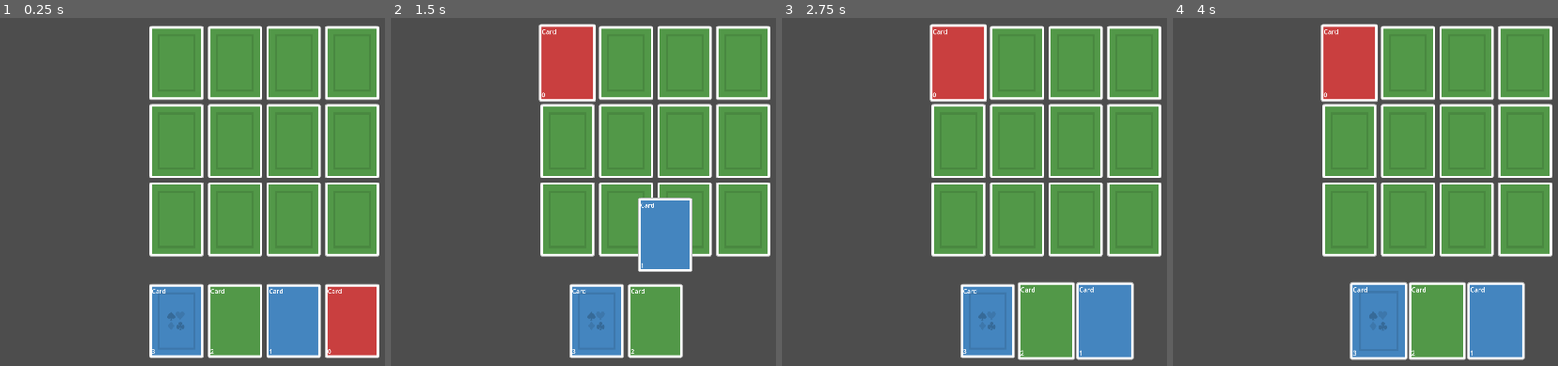
Above: before the commit, frames 1-4 (left to right).
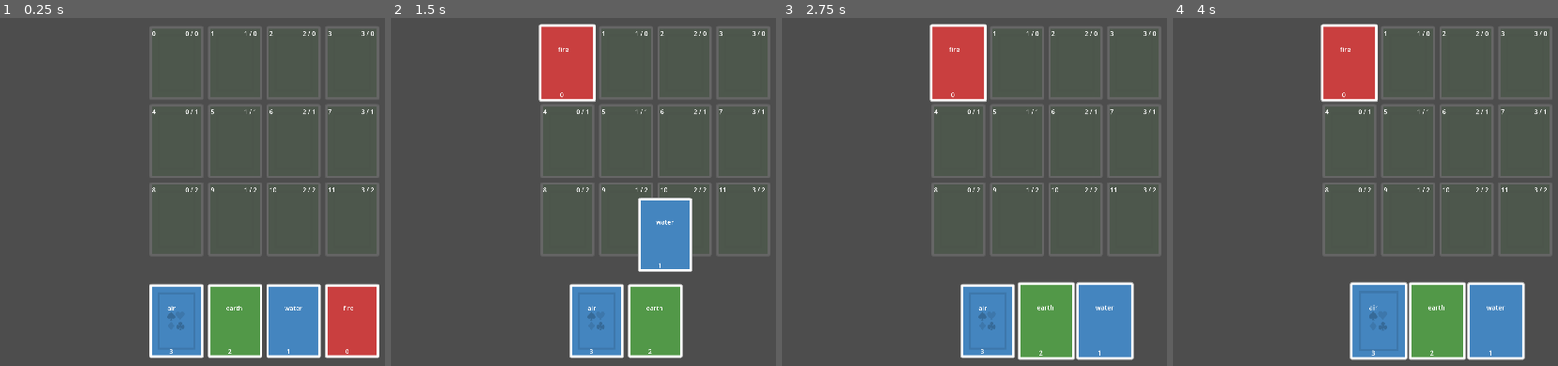
Above: after the commit, the same moments.

Repository: UncleReed/GodotDeckBuilder
Game: Godot game, scene res://Scenes/TestScene.tscn
Two runs of this game, one before a commit and one after it. Both use one fixed random seed, a clock stepped at 60 frames per second and the inputs below.
Inputs (mouse positions are in pixels of both pictures, inside the frame that each line leads up to):
- Up to frame 1 (0.25 s): no input
- Up to frame 2 (1.5 s): tap Enter at 0.5 s; drag from (741, 320) to (568, 63) at 0.52 s; drag from (714, 320) to (568, 63) at 1.27 s
- Up to frame 3 (2.75 s): move the mouse to (1047, 320) at 2.02 s; click (1047, 320) at 2.17 s
- Up to frame 4 (4 s): tap Space at 2.75 s; drag from (1377, 320) to (1350, 63) at 2.77 s; move the mouse to (outside the picture) at 3.52 s; click (outside the picture) at 3.67 s

The runs differ from the first frame. In frame 1, 36% of the frame differs, in the area x 38-99%, y 2-97%; in frame 2, 31%; in frame 3, 33%; in frame 4, 34%.

Commit message:
[001] Card slots names

Diff:
--- a/Scenes/card.tscn
+++ b/Scenes/card.tscn
@@ -18,17 +18,18 @@
 shape = SubResource("RectangleShape2D_iffya")
 
 [node name="CardName" type="Label" parent="."]
-offset_left = -63.0
-offset_top = -88.0
-offset_right = -16.0
-offset_bottom = -65.0
+offset_left = -23.0
+offset_top = -45.0
+offset_right = 24.0
+offset_bottom = -22.0
 text = "Name"
 
 [node name="Cost" type="Node2D" parent="."]
 position = Vector2(-63, 66)
 
 [node name="Label" type="Label" parent="Cost"]
-offset_right = 40.0
+offset_left = 45.0
+offset_right = 85.0
 offset_bottom = 23.0
 text = "Cost
 "
--- a/Scenes/card_slot.tscn
+++ b/Scenes/card_slot.tscn
@@ -10,6 +10,7 @@
 script = ExtResource("1_p7rlj")
 
 [node name="BG" type="Sprite2D" parent="."]
+modulate = Color(1, 1, 1, 0.141176)
 z_index = -1
 texture = ExtResource("1_6f42i")
 
@@ -19,3 +20,25 @@
 
 [node name="CollisionShape2D" type="CollisionShape2D" parent="Area2D"]
 shape = SubResource("RectangleShape2D_iy2tf")
+
+[node name="Array_Pos" type="Label" parent="."]
+offset_left = 23.0
+offset_top = -87.0
+offset_right = 63.0
+offset_bottom = -64.0
+text = "0
+"
+
+[node name="Array_Number" type="Label" parent="."]
+offset_left = -62.0
+offset_top = -87.0
+offset_right = -22.0
+offset_bottom = -64.0
+text = "0
+"
+
+[node name="Card_Info" type="Label" parent="."]
+offset_left = -63.0
+offset_top = 16.0
+offset_right = 63.0
+offset_bottom = 39.0
--- a/Scripts/card_manager.gd
+++ b/Scripts/card_manager.gd
@@ -40,6 +40,8 @@
 		card_dragged.position = card_slot_found.position
 		card_dragged.get_node("Area2D/CollisionShape2D").disabled = true
 		card_slot_found.card_in_slot = true
+		var card_name = card_dragged.get_node("CardName").text
+		card_slot_found.show_card_info(card_name)
 	else:
 		player_hand_ref.add_card_to_hand(card_dragged)
 	card_dragged = null
--- a/Scripts/card_slot.gd
+++ b/Scripts/card_slot.gd
@@ -1,3 +1,10 @@
 extends Node2D
 
 var card_in_slot = false
+
+func show_state(array_pos, array_number):
+	$Array_Pos.text = array_pos
+	$Array_Number.text = array_number
+
+func show_card_info(name):
+	$Card_Info.text = name
--- a/Scripts/grid_manager.gd
+++ b/Scripts/grid_manager.gd
@@ -11,11 +11,15 @@
 	first_slot_pos_x = get_viewport().size.x/2 - width_offset * columns/2 + width_offset/2
 	first_slot_pos_y = get_viewport().size.y/2 - hight_offset * rows/2
 	var card_slot = preload(CARD_SLOT_PATH)
-	for x in range(columns):
-		for y in range(rows):
+	var array_number = 0
+	for y in range(rows):
+		for x in range(columns):
 			var new_slot = card_slot.instantiate()
 			add_child(new_slot)
 			new_slot.position = Vector2(first_slot_pos_x + width_offset*x, first_slot_pos_y + hight_offset*y)
+			var array_pos = str(x) + " / " + str(y)
+			new_slot.show_state(array_pos, str(array_number))
+			array_number+=1
 			print(new_slot.position)
 
 # Called every frame. 'delta' is the elapsed time since the previous frame.
--- a/Scripts/hand.gd
+++ b/Scripts/hand.gd
@@ -20,10 +20,11 @@
 	var card_scene = preload(CARD_SCENE_PATH)
 	for i in range(HAND_COUNT):
 		var path_to_card_BG: String = card_dic.values()[i]
+		var name_card: String = card_dic.keys()[i]
 		var new_card = card_scene.instantiate()
 		$"../CardManager".add_child(new_card)
 		new_card.name = "Card"
-		new_card.set_values(i, "Card", load(path_to_card_BG)) #тут нужно разобраться чтобы загружать из внешней библиотеки
+		new_card.set_values(i, name_card, load(path_to_card_BG)) #тут нужно разобраться чтобы загружать из внешней библиотеки
 
 		add_card_to_hand(new_card)
 
